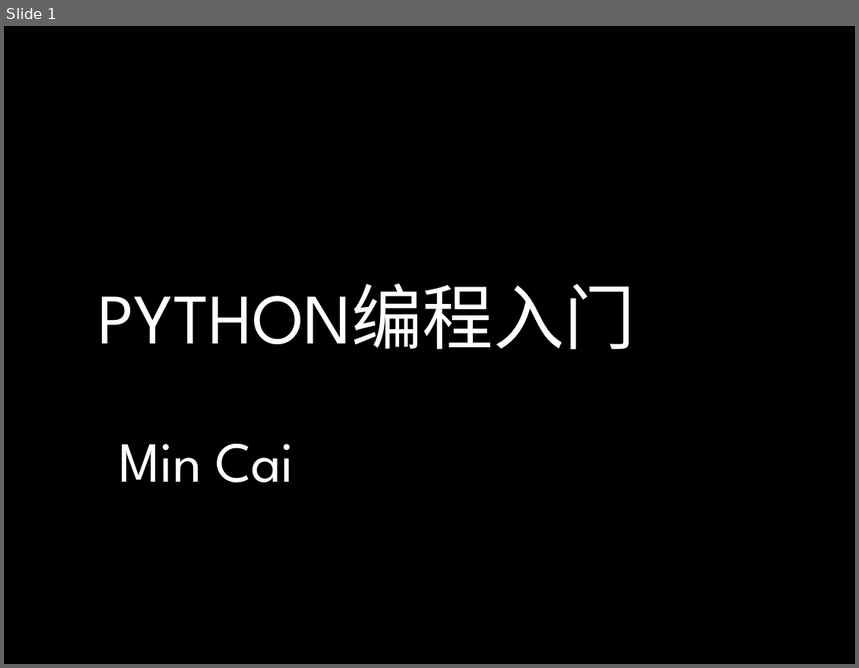
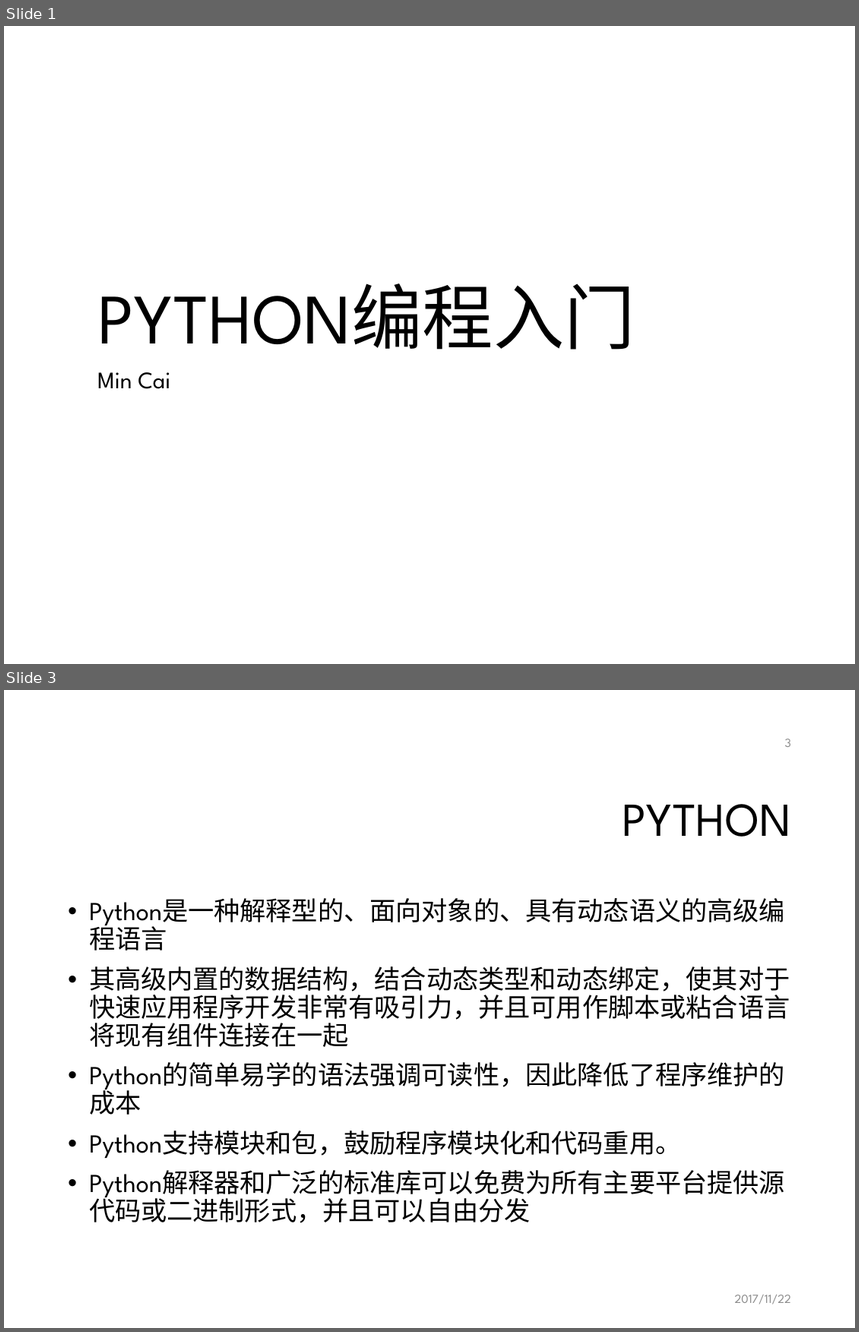
Before and after one commit to mcai/PythonTraining, a slide deck: intro_python_programming.pptx. Shown one above the other, each under a label of ours: slide 1 before the commit, slides 1 and 3 after it; the slides between them are not shown. The pictures are 859x668 and 859x1332 pixels, drawn with LibreOffice and Linux fonts; fonts in the diff are those of the drawing; background and template pictures are left out. Boxes give left, top, right and bottom in pixels: in the first picture for what was removed or moved away, otherwise in the second. Text is boxed around its words. In the diff, an @@ line names an element or a change of style, - is before the commit and + after.

```diff
--- a/intro_python_programming.pptx
+++ b/intro_python_programming.pptx
@@ slide 3 added at <box>4,690,855,1328</box>, background #FFFFFF @@
@@ page number added at <box>785,739,791,747</box>, 10.5 pt, text #8C8C8C @@
+3
@@ title added at <box>622,804,791,837</box>, 40 pt, text #000000 @@
+PYTHON
@@ text added at <box>89,898,790,1224</box>, 22 pt, text #000000 @@
+• Python是一种解释型的、面向对象的、具有动态语义的高级编程语言
+• 其高级内置的数据结构，结合动态类型和动态绑定，使其对于快速应用程序开发非常有吸引力，并且可用作脚本或粘合语言将现有组件连接在一起
+• Python的简单易学的语法强调可读性，因此降低了程序维护的成本
+• Python支持模块和包，鼓励程序模块化和代码重用。
+• Python解释器和广泛的标准库可以免费为所有主要平台提供源代码或二进制形式，并且可以自由分发
@@ text added at <box>735,1295,791,1305</box>, 10.5 pt, text #8C8C8C @@
+2017/11/22
@@ slide 1 changed as well @@
@@ background #000000 to #FFFFFF @@
@@ title "PYTHON编程入门" at <box>97,284,636,350</box>: text colour #FFFFFF to #000000 @@
@@ subtitle "Min Cai": place and size @@
-subtitle "Min Cai" at <box>119,444,294,483</box>
+subtitle "Min Cai" at <box>97,373,170,389</box>
@@ subtitle "Min Cai" at <box>97,373,170,389</box>: size 48 to 20 pt, text colour #FFFFFF to #000000 @@
```
Also in this commit, not shown: 1 other slide changed, 23 other slides added.
